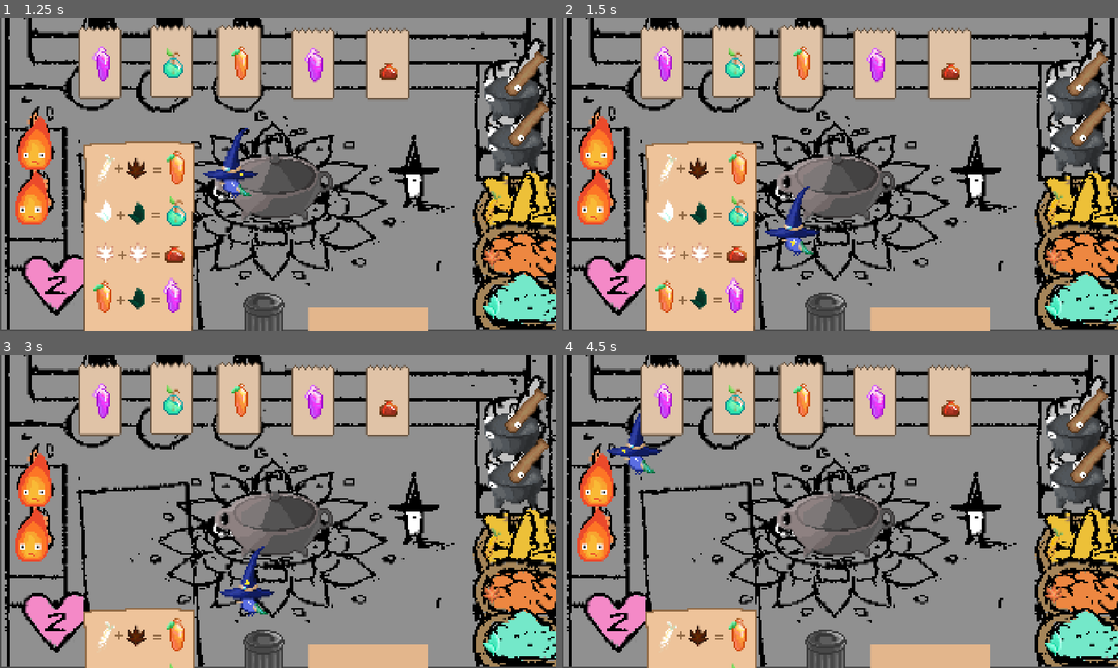
Above: before the commit, frames 1-4 (two rows, left to right).
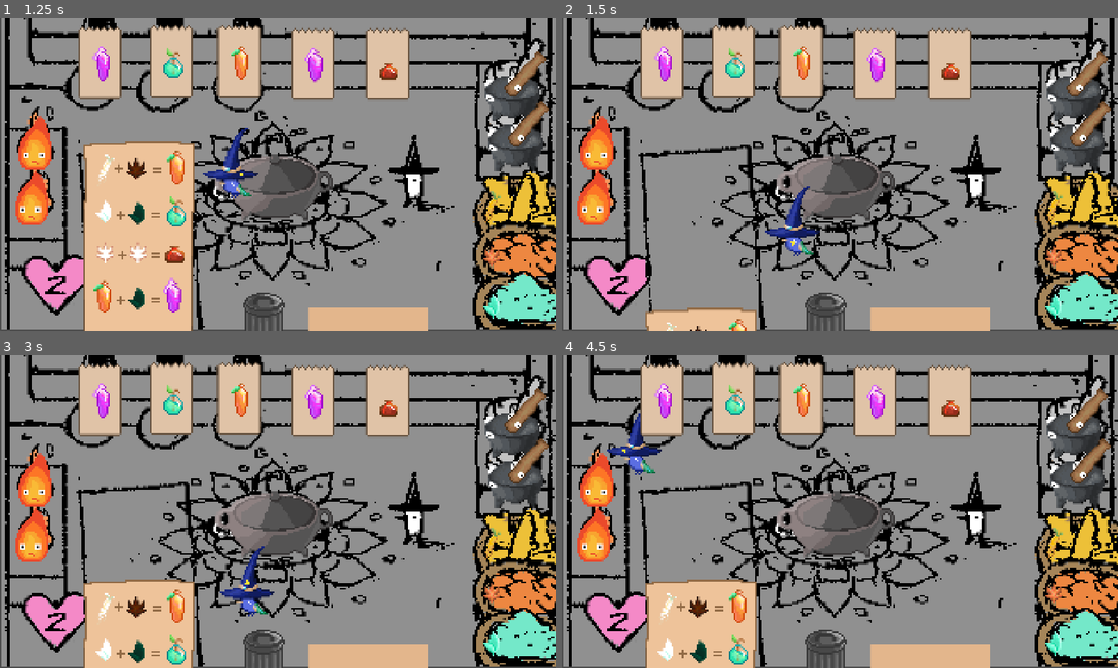
Above: after the commit, the same moments.

Repository: ritks/AlchemyGame
Game: Godot game, scene res://scenes/Kitchen.tscn
The game is run twice, just before and just after one commit, with the same random seed, the same clock (stepped at 60 frames per second) and the same inputs.
Inputs:
- Up to frame 1 (1.25 s): tap Enter at 0.5 s; hold D (move_right) from 0.53 s (still down); hold . (toggle_recipe) from 0.53 s (still down)
- Up to frame 2 (1.5 s): tap Space at 1.25 s; release D (move_right) at 1.28 s; release . (toggle_recipe) at 1.28 s; hold S (move_down) from 1.28 s (still down); tap , (interact) at 1.35 s
- Up to frame 3 (3 s): tap . (toggle_recipe) at 1.55, 2.85 s; release S (move_down) at 2.03 s; hold D (move_right) 2.03-2.78 s; hold . (toggle_recipe) 2.03-2.78 s; tap Enter at 2.75 s; hold W (move_up) from 2.78 s (still down)
- Up to frame 4 (4.5 s): release W (move_up) at 3.53 s; hold . (toggle_recipe) 3.53-4.28 s; hold A (move_left) from 3.53 s (still down); tap , (interact) at 3.6 s; tap . (toggle_recipe) at 4.35 s

Frame 1 is identical in both runs. In frame 2, 11% of the frame differs, in the area x 15-35%, y 39-100%; in frame 3, 3.0%; in frame 4, 3.0%.

Commit message:
changed recipe card to be hold to show

Diff:
--- a/scripts/RecipeCard.gd
+++ b/scripts/RecipeCard.gd
@@ -5,7 +5,6 @@
 
 var rest_position: Vector2
 var hidden_position: Vector2
-var is_showing: bool = false
 var slide_tween: Tween
 
 
@@ -19,8 +18,9 @@
 
 func _unhandled_input(event: InputEvent) -> void:
 	if event.is_action_pressed("toggle_recipe"):
-		is_showing = not is_showing
-		_animate_to(rest_position if is_showing else hidden_position)
+		_animate_to(rest_position)
+	elif event.is_action_released("toggle_recipe"):
+		_animate_to(hidden_position)
 
 
 func _animate_to(target: Vector2) -> void:
